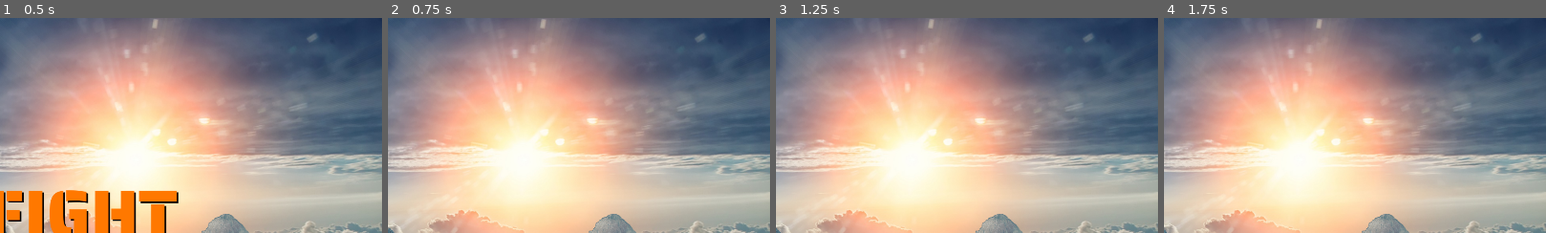
Above: before the commit, frames 1-4 (left to right).
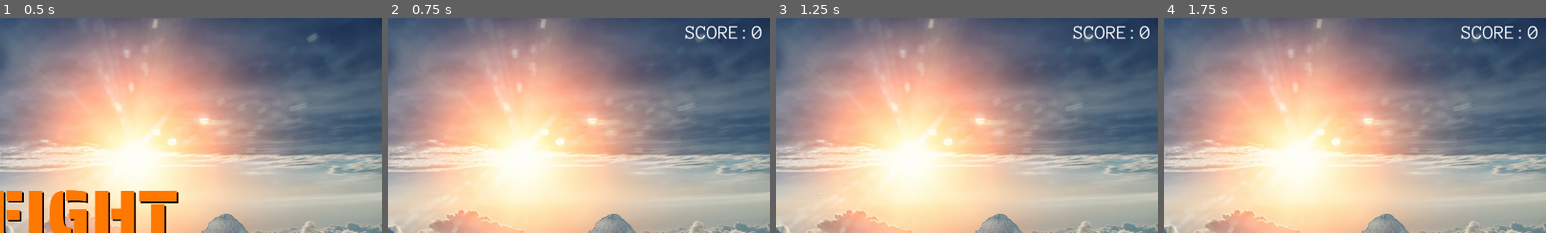
Above: after the commit, the same moments.

Repository: 7OneTwo/Godot-Fighter-Plane-Test
Game: Godot game, scene res://scenes/Game.tscn
Same seed, same stepped clock (60 frames per second), same inputs: the game is played once before the commit and once after it. Sound files missing from this copy of the repository are replaced by a short silence.
Inputs:
- Up to frame 1 (0.5 s): no input
- Up to frame 2 (0.75 s): hold Right (move_right) from 0.53 s (still down); hold Space (fire) from 0.53 s (still down)
- Up to frame 3 (1.25 s): keep holding Right (move_right); keep holding Space (fire)
- Up to frame 4 (1.75 s): release Right (move_right) at 1.28 s; release Space (fire) at 1.28 s; hold Down (move_down) from 1.28 s (still down); tap Space (fire) at 1.35 s
The pictures show only the part of the screen within x 49-99%, y 2-52%; the shares and areas given below are measured in that part.

Frame 1 is identical in both runs. In frame 2, 0.5% of the frame differs, in the area x 77-98%, y 3-10%; in frame 3, 0.5%; in frame 4, 0.5%.

Commit message:
Added scoring.

Diff:
--- a/scenes/Game.tscn
+++ b/scenes/Game.tscn
@@ -9,6 +9,7 @@
 [ext_resource type="PackedScene" uid="uid://cja01hb8eepr1" path="res://scenes/Player.tscn" id="6_fiq7g"]
 [ext_resource type="Script" path="res://scripts/HitBox.gd" id="8_lw132"]
 [ext_resource type="FontFile" uid="uid://do4vglhbcm10s" path="res://assets/fonts/SairaStencilOne-Regular.ttf" id="9_2omi6"]
+[ext_resource type="PackedScene" uid="uid://dslll3ndhkbab" path="res://scenes/Hud.tscn" id="10_mvq0e"]
 
 [sub_resource type="Curve2D" id="Curve2D_d4jql"]
 _data = {
@@ -206,7 +207,10 @@
 wait_time = 2.0
 
 [node name="V2SpawnTimer" type="Timer" parent="."]
-wait_time = 45.0
+wait_time = 5.0
+
+[node name="HUD" parent="." instance=ExtResource("10_mvq0e")]
+visible = false
 
 [connection signal="explode_player" from="ParallaxBackground/Path2D/PathFollow2D/Player" to="." method="_on_player_explode"]
 [connection signal="game_over" from="ParallaxBackground/Path2D/PathFollow2D/Player" to="." method="_on_player_game_over"]
--- /dev/null
+++ b/scenes/Hud.tscn
@@ -0,0 +1,49 @@
+[gd_scene load_steps=2 format=3 uid="uid://dslll3ndhkbab"]
+
+[ext_resource type="FontFile" uid="uid://suemguem8ahp" path="res://assets/fonts/AnonymousPro-Regular.ttf" id="1_hvnxs"]
+
+[node name="CanvasLayer" type="CanvasLayer"]
+
+[node name="Control" type="Control" parent="."]
+layout_mode = 3
+anchors_preset = 15
+anchor_right = 1.0
+anchor_bottom = 1.0
+grow_horizontal = 2
+grow_vertical = 2
+size_flags_horizontal = 8
+
+[node name="MarginContainer" type="MarginContainer" parent="Control"]
+layout_mode = 1
+anchors_preset = -1
+anchor_left = 1.0
+anchor_right = 1.0
+offset_top = 30.0
+offset_right = -30.0
+offset_bottom = 56.0
+grow_horizontal = 0
+
+[node name="VBoxContainer" type="VBoxContainer" parent="Control/MarginContainer"]
+layout_mode = 2
+theme_override_constants/separation = 0
+
+[node name="HBoxContainer" type="HBoxContainer" parent="Control/MarginContainer/VBoxContainer"]
+layout_direction = 2
+layout_mode = 2
+size_flags_vertical = 3
+alignment = 2
+
+[node name="Label" type="Label" parent="Control/MarginContainer/VBoxContainer/HBoxContainer"]
+layout_mode = 2
+theme_override_fonts/font = ExtResource("1_hvnxs")
+theme_override_font_sizes/font_size = 50
+text = "Score:"
+horizontal_alignment = 2
+uppercase = true
+
+[node name="ScoreLabel" type="Label" parent="Control/MarginContainer/VBoxContainer/HBoxContainer"]
+unique_name_in_owner = true
+layout_mode = 2
+theme_override_fonts/font = ExtResource("1_hvnxs")
+theme_override_font_sizes/font_size = 50
+text = "0"
--- a/scenes/Player.tscn
+++ b/scenes/Player.tscn
@@ -74,7 +74,6 @@
 process_mode = 3
 stream = ExtResource("4_1equc")
 volume_db = -5.0
-autoplay = true
 
 [node name="EngineFailureSound" type="AudioStreamPlayer" parent="."]
 stream = ExtResource("6_df3ut")
--- a/scenes/V2Rocket.tscn
+++ b/scenes/V2Rocket.tscn
@@ -10,7 +10,7 @@
 radius = 23.0
 height = 396.0
 
-[node name="V2Rocket" type="Sprite2D"]
+[node name="V2Rocket" type="Sprite2D" groups=["Enemy Planes"]]
 texture = ExtResource("1_e864g")
 offset = Vector2(200, 46)
 script = ExtResource("1_koptr")
--- a/scripts/Game.gd
+++ b/scripts/Game.gd
@@ -17,6 +17,7 @@
 @onready var v2_spawn_timer = $V2SpawnTimer
 @onready var plane_spawn_timer = $PlaneSpawnTimer
 @onready var player = $ParallaxBackground/Path2D/PathFollow2D/Player
+@onready var hud = $HUD
 
 var enemy_plane = preload("res://scenes/EnemyPlane.tscn")
 var v2_rocket = preload("res://scenes/V2Rocket.tscn")
@@ -27,20 +28,27 @@
 var spawn_interval_max = 6
 var rand = RandomNumberGenerator.new()
 
+var score_label
+var accuracy_label
+
 
 func _ready() -> void:
 	rand.randomize()
+	score_label = hud.get_node("%ScoreLabel")
+	accuracy_label = hud.get_node("%AccuracyLabel")
 	player.get_tree().paused = true
 
 
 func _process(delta: float) -> void:
 	if Input.is_action_just_pressed("fire") and game_start.visible:
+		hud.visible = true
 		game_start.visible = false
 		player.get_tree().paused = false
 		wave_timer.start()
 		v2_spawn_timer.start()
 
 	if Input.is_action_just_pressed("fire") and game_over.visible:
+		hud.visible = false
 		get_tree().reload_current_scene()
 
 
@@ -56,6 +64,8 @@
 
 
 func _on_enemy_explode(explosion) -> void:
+	var score = int(score_label.text) + 1
+	score_label.text = "%s" % score
 	explosions.add_child(explosion)
 	explosion.set_rotation_degrees(rand.randi_range(0, 359))
 
@@ -85,6 +95,7 @@
 	v2_spawn_timer.stop()
 
 
+
 func _on_v_2_spawn_timer_timeout() -> void:
 	print("timer")
 	var v2 = v2_rocket.instantiate()
--- a/scripts/Player.gd
+++ b/scripts/Player.gd
@@ -50,6 +50,9 @@
 
 		tween.tween_property(follow, 'progress_ratio', 1, 1)
 		tween.tween_callback(func(): is_intro_complete = true)
+
+		if engine_sound.playing == false:
+			engine_sound.play()
 
 		engine_sound.pitch_scale = 1.2 - (follow.progress_ratio / 5)
 		engine_sound.volume_db = -10 + (follow.progress_ratio * 10)
Binary file added: assets/fonts/AnonymousPro-Regular.ttf
Not shown, added: assets/fonts/AnonymousPro-Regular.ttf.import
Not shown: 1 places in scenes/Game.tscn that only renumber resources
